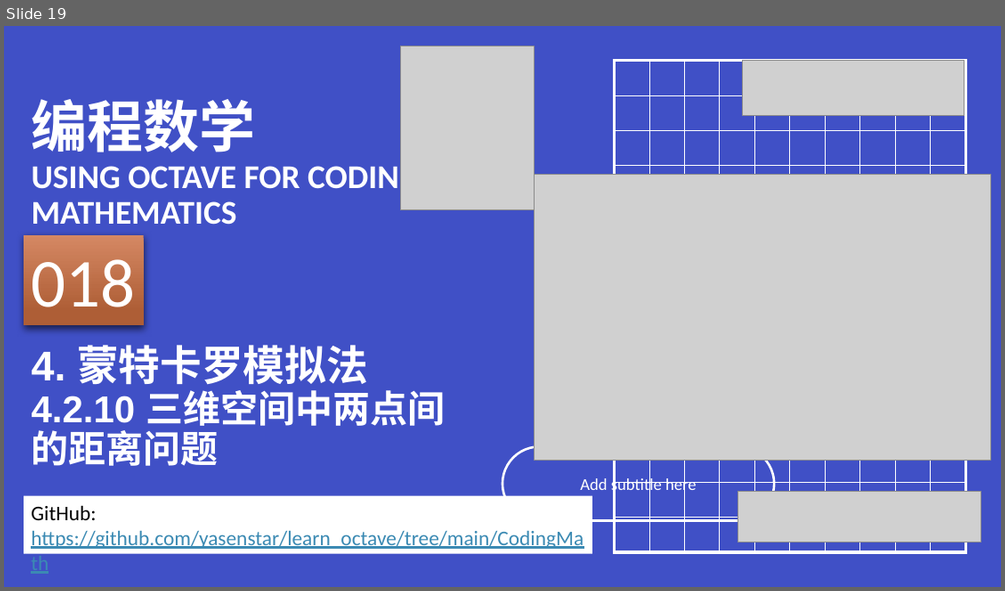
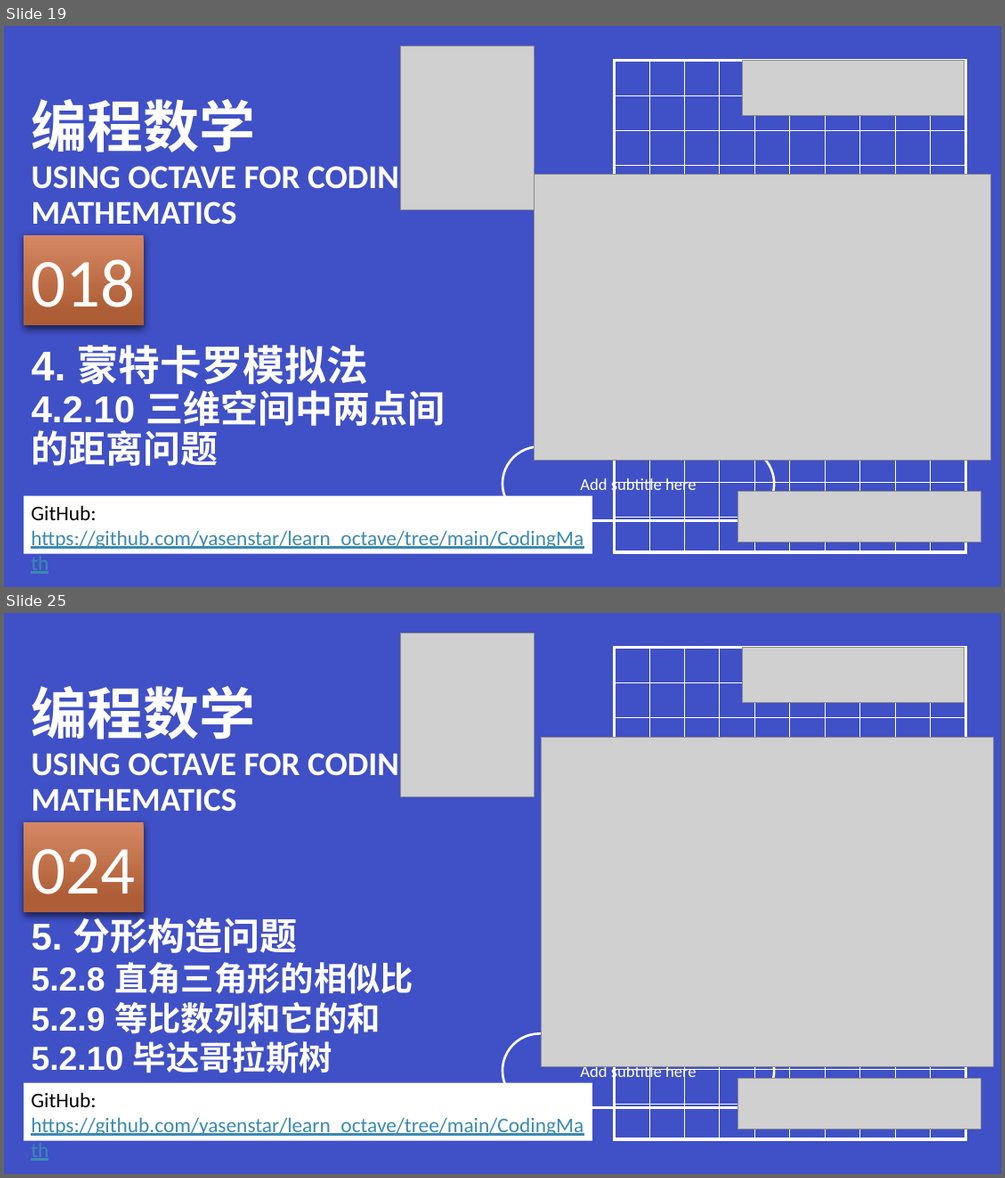
Before and after one commit to yasenstar/learn_octave, a slide deck: CodingMath/codingmath-covers.pptx. Shown one above the other, each under a label of ours: slide 19 before the commit, slides 19 and 25 after it; the slides between them are not shown. The pictures are 1005x591 and 1005x1178 pixels, drawn with LibreOffice and Linux fonts; fonts in the diff are those of the drawing; grey boxes stand for pictures. Boxes give left, top, right and bottom in pixels: in the first picture for what was removed or moved away, otherwise in the second. Text is boxed around its words. In the diff, an @@ line names an element or a change of style, - is before the commit and + after.

```diff
--- a/CodingMath/codingmath-covers.pptx
+++ b/CodingMath/codingmath-covers.pptx
@@ slide 25 added at box(4, 613, 1001, 1174), background #4050C6; not listed: 1 template element that a slide beside it also shows @@
@@ picture added at box(400, 633, 534, 797) @@
@@ picture added at box(742, 648, 964, 702) @@
@@ title added at box(32, 686, 421, 811), 32 pt, text #FFFFFF, bold @@
+编程数学
+USING OCTAVE FOR CODING MATHEMATICS
@@ picture added at box(541, 737, 994, 1067) @@
@@ rectangle added at box(24, 821, 143, 912), fill gradient #D58863 to #AF5F35, 66 pt, text #FFFFFF @@
+024
@@ text added at box(32, 912, 413, 1073), 32 pt, text #FFFFFF, bold @@
+5. 分形构造问题
+5.2.8 直角三角形的相似比
+5.2.9 等比数列和它的和
+5.2.10 毕达哥拉斯树
@@ rectangle added at box(24, 1083, 591, 1140), fill #FFFFFF, 20 pt, text #3B8AB3, underline @@
+GitHub: https://github.com/yasenstar/learn_octave/tree/main/CodingMath
@@ picture added at box(738, 1078, 981, 1129) @@
```
Also in this commit, not shown: 5 other slides added.
